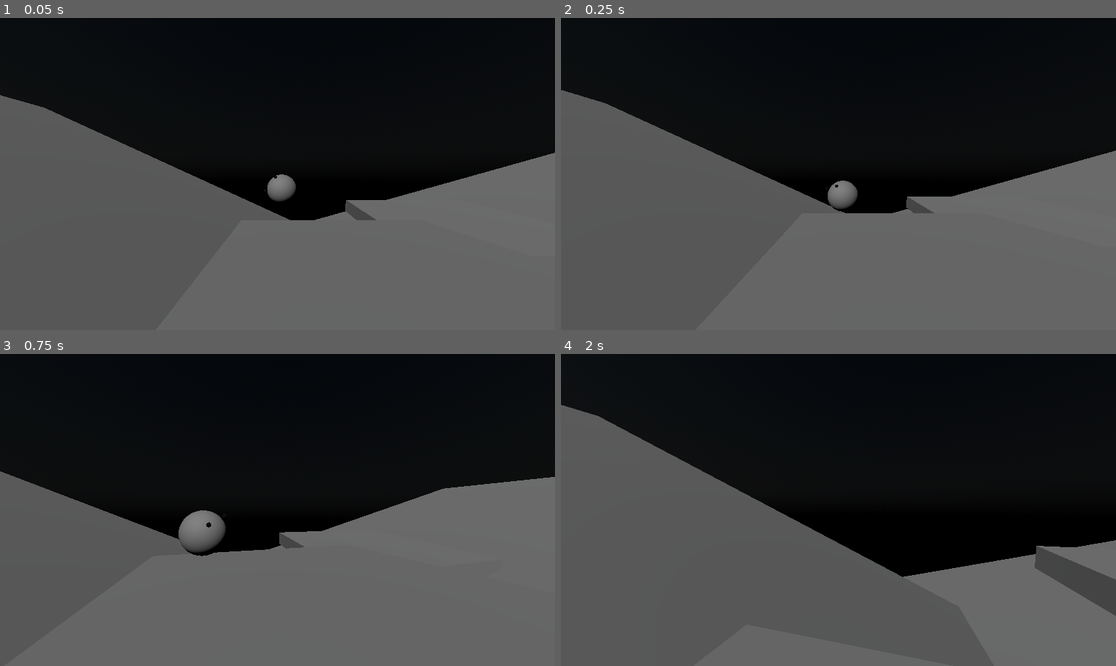
Above: before the commit, frames 1-4 (two rows, left to right).
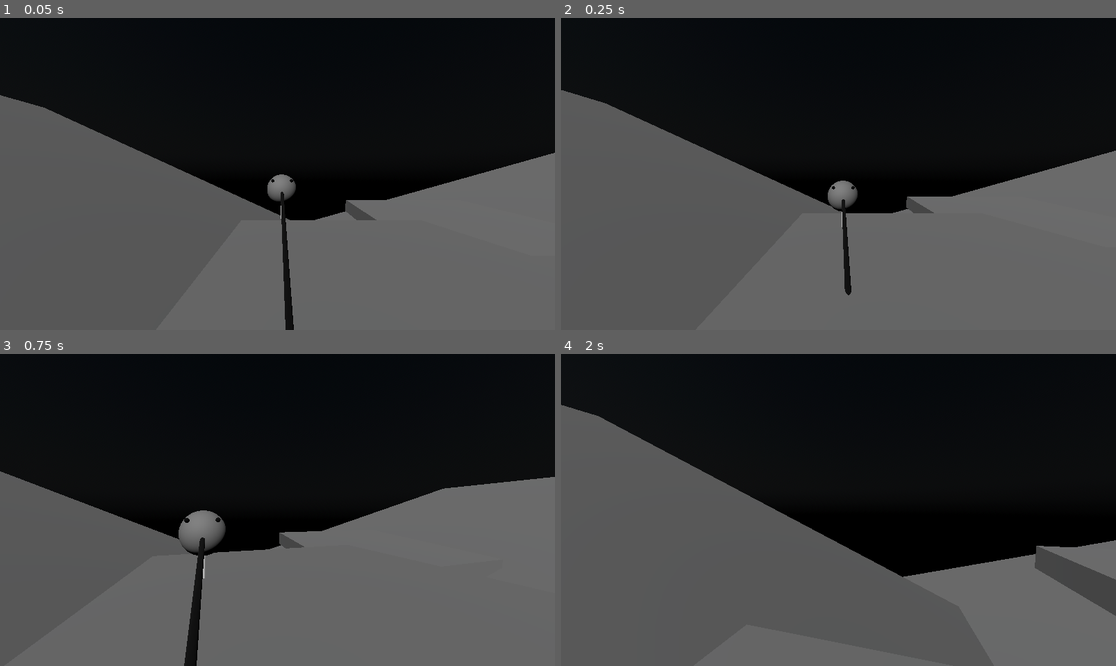
Above: after the commit, the same moments.

Repository: BoopEnthusiast/Godot-Testing
Game: Godot game, scene res://ProceduralAnimation/main_3d.tscn
The game is run twice, just before and just after one commit, with the same random seed, the same clock (stepped at 60 frames per second) and the same inputs. The project has no main scene, so this scene is started directly.
Inputs (mouse positions are in pixels of both pictures, inside the frame that each line leads up to):
- Up to frame 1 (0.05 s): no input
- Up to frame 2 (0.25 s): no input
- Up to frame 3 (0.75 s): move the mouse to (305, 510) at 0.52 s; hold W (forward) from 0.53 s (still down)
- Up to frame 4 (2 s): keep holding W (forward); tap Space (jump) at 0.77, 1.52 s; move the mouse to (810, 510) at 1.27 s

The runs differ from the first frame. In frame 1, 0.4% of the frame differs, in the area x 48-53%, y 50-100%; in frame 2, 0.3%; in frame 3, 0.7%, in the area x 32-40%, y 50-100%; in frame 4, nothing differs.

Commit message:
some shit idk

Diff:
--- a/ProceduralAnimation/Head.gd
+++ b/ProceduralAnimation/Head.gd
@@ -5,6 +5,7 @@
 const SPEED = 3.0
 const ACCEL = 1.0
 const TURN_SPEED = 5.0
+const ALIGN_SPEED = 1.0
 
 # Export variables
 @export var forward_direction: Vector3 = Vector3.BACK
@@ -16,20 +17,29 @@
 @onready var front_floor = $FrontFloor
 @onready var floor_detector = $FloorDetector
 @onready var mesh = $Mesh
+@onready var front_floor_ray_display = $FrontFloor/RayDisplay
+@onready var floor_detector_ray_display = $FloorDetector/RayDisplay
 
 
 func _physics_process(delta):
 	if not floor_detector.is_colliding():
 		forward_direction.y -= gravity * delta
+		floor_detector_ray_display.mesh.material.albedo_color = Color.WHITE
 	else:
 		forward_direction.y += gravity * delta
+		floor_detector_ray_display.mesh.material.albedo_color = Color.BLACK
 
 	if not front_floor.is_colliding():
-		forward_direction = forward_direction - forward_direction / 10
+		front_floor_ray_display.mesh.material.albedo_color = Color.WHITE
+	else:
+		front_floor_ray_display.mesh.material.albedo_color = Color.BLACK
+
+	#forward_direction = forward_direction.move_toward(Vector3.DOWN, ALIGN_SPEED)
 
 	forward_direction = forward_direction.normalized()
 	rotation.x = forward_direction.x
-	mesh.rotation = forward_direction
+	#mesh.rotation = forward_direction
+
 
 	velocity = velocity.move_toward(forward_direction * SPEED, ACCEL)
 
--- a/ProceduralAnimation/procedural_character.tscn
+++ b/ProceduralAnimation/procedural_character.tscn
@@ -13,6 +13,22 @@
 height = 0.1
 
 [sub_resource type="SphereShape3D" id="SphereShape3D_kogqd"]
+
+[sub_resource type="StandardMaterial3D" id="StandardMaterial3D_64ixq"]
+
+[sub_resource type="CylinderMesh" id="CylinderMesh_103n7"]
+material = SubResource("StandardMaterial3D_64ixq")
+top_radius = 0.05
+bottom_radius = 0.05
+height = 0.5
+
+[sub_resource type="StandardMaterial3D" id="StandardMaterial3D_0txm0"]
+
+[sub_resource type="CylinderMesh" id="CylinderMesh_bd4md"]
+material = SubResource("StandardMaterial3D_0txm0")
+top_radius = 0.05
+bottom_radius = 0.05
+height = 5.5
 
 [sub_resource type="SeparationRayShape3D" id="SeparationRayShape3D_aftgf"]
 
@@ -42,9 +58,19 @@
 transform = Transform3D(1, 0, 0, 0, 1, 0, 0, 0, 1, 0, -0.5, 0)
 target_position = Vector3(0, -0.5, 0)
 
+[node name="RayDisplay" type="MeshInstance3D" parent="Head/FloorDetector"]
+transform = Transform3D(1, 0, 0, 0, 1, 0, 0, 0, 1, 0, -0.248144, 0)
+mesh = SubResource("CylinderMesh_103n7")
+skeleton = NodePath("../../..")
+
 [node name="FrontFloor" type="RayCast3D" parent="Head"]
-transform = Transform3D(1, 0, 0, 0, 1, 0, 0, 0, 1, 0, -0.164223, 0.471368)
-target_position = Vector3(0, -1.54, 2.35)
+transform = Transform3D(1, 0, 0, 0, 0.948429, 0.31699, 0, -0.31699, 0.948429, 0, -0.164223, 0.471368)
+target_position = Vector3(0, -3.01, 4.26)
+
+[node name="RayDisplay" type="MeshInstance3D" parent="Head/FrontFloor"]
+transform = Transform3D(1, 0, 0, 0, 0.586881, 0.809673, 0, -0.809673, 0.586881, 1.19209e-07, -1.41862, 2.07458)
+mesh = SubResource("CylinderMesh_bd4md")
+skeleton = NodePath("../../..")
 
 [node name="SpringArm3D" type="SpringArm3D" parent="."]
 visible = false
Not shown: 1 places in ProceduralAnimation/procedural_character.tscn that only renumber resources
